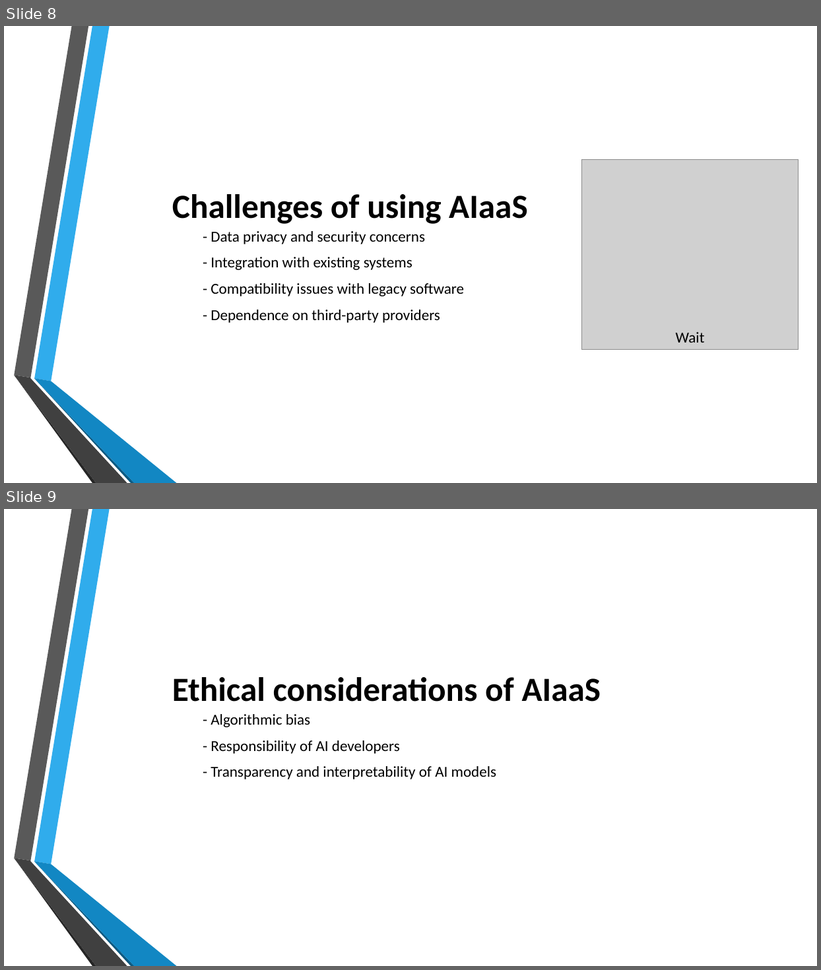
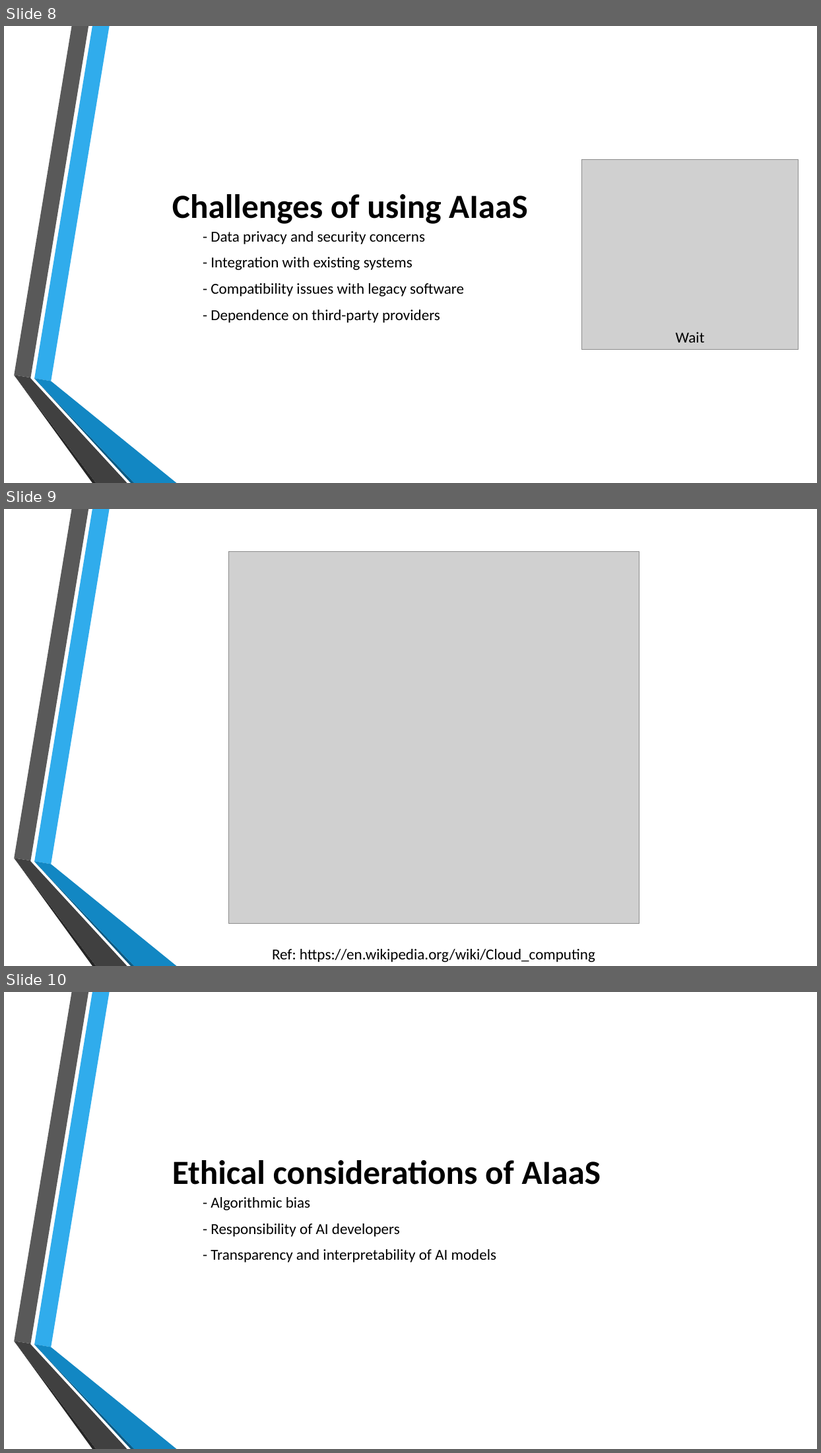
Before and after one commit to SC-One/Simple_AIaaS, a slide deck: Presentation/AIaaS_V3.pptx. Shown one above the other, each under a label of ours: slides 8 and 9 before the commit, slides 8, 9 and 10 after it. The pictures are 821x970 and 821x1453 pixels, drawn with LibreOffice and Linux fonts; fonts in the diff are those of the drawing; grey boxes stand for pictures; background and template pictures are left out. Boxes give left, top, right and bottom in pixels: in the first picture for what was removed or moved away, otherwise in the second. Text is boxed around its words. In the diff, an @@ line names an element or a change of style, - is before the commit and + after.

Commit message:
added image

```diff
--- a/Presentation/AIaaS_V3.pptx
+++ b/Presentation/AIaaS_V3.pptx
@@ slide 9 added at box(4, 509, 817, 966), background picture (left out); not listed: 6 template elements that a slide beside it also shows @@
@@ picture added at box(228, 552, 640, 923) @@
@@ text added at box(272, 949, 595, 962), 18 pt, text #000000 @@
+Ref: https://en.wikipedia.org/wiki/Cloud_computing
@@ what was slide 9 is now slide 10 @@
```
